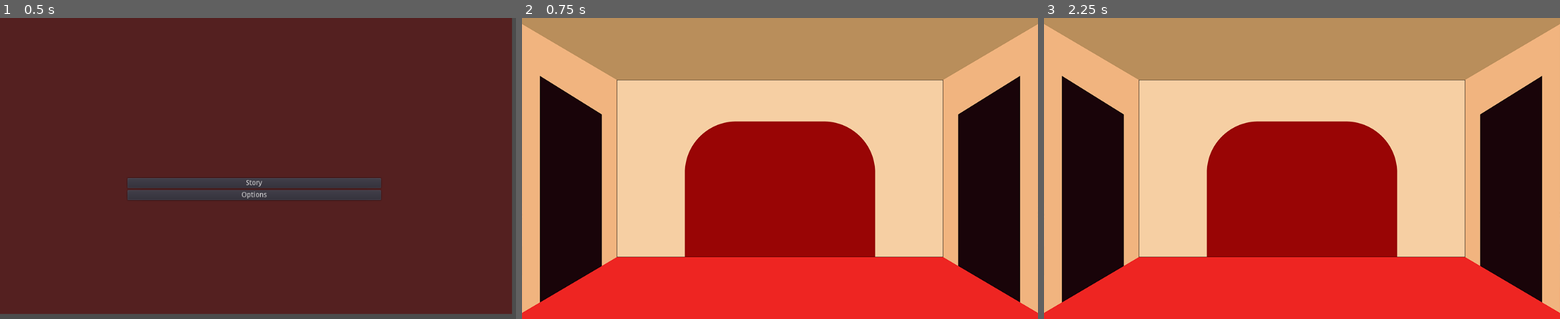
Above: before the commit, frames 1-3 (left to right).
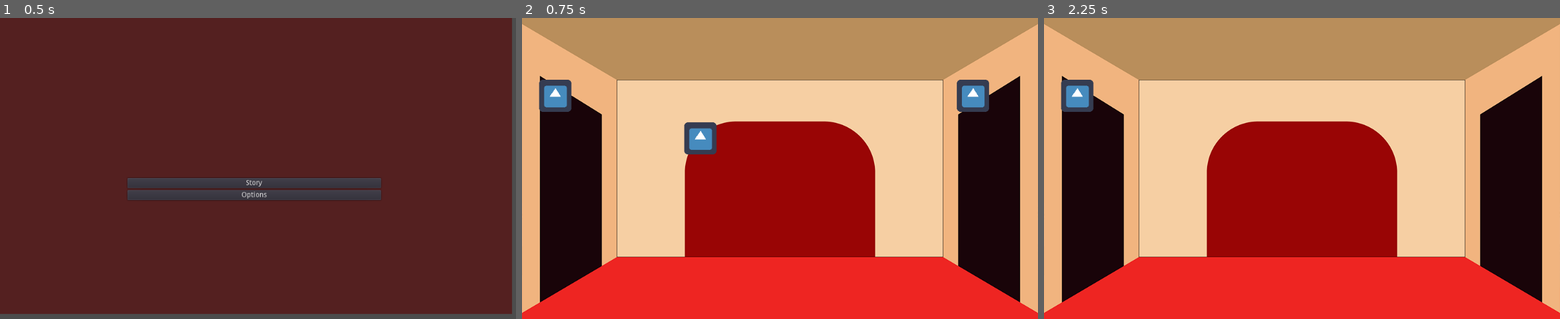
Above: after the commit, the same moments.

Repository: Jeremias-Pellegrino/DVBBGameJamNov2022
Game: Godot game, scene res://Menu/Menu.tscn
Same seed, same stepped clock (60 frames per second), same inputs: the game is played once before the commit and once after it. The engine's default icon, where the game draws it, is replaced by a stand-in: a white triangle on a blue panel in a dark square.
Inputs (mouse positions are in pixels of both pictures, inside the frame that each line leads up to):
- Up to frame 1 (0.5 s): no input
- Up to frame 2 (0.75 s): click "Story" at 0.5 s
- Up to frame 3 (2.25 s): click (1090, 189) at 1.25 s; click (1508, 189) at 2 s

Frame 1 is identical in both runs. In frame 2, 2.0% of the frame differs, in the area x 3-91%, y 20-46%; in frame 3, 0.7%.
Error in both runs: Invalid get index of type 'String' (on base: 'Dictionary'). (res://Level)

Commit message:
add assets

Diff:
--- a/Level 2/Level 2.gd
+++ b/Level 2/Level 2.gd
@@ -12,6 +12,7 @@
 #	10 | 11
 #	00 | 01
 
+#podria eliminar el dict data y usar este chequeando si existe un valor y ya.
 var associatedRoom = {
 	"00": ["", "01", "10", ""],
 	"01": ["", "", "11", "00"],
@@ -35,23 +36,18 @@
 
 func nextInitialDoor(forDoor: int):
 
+	#la proxima posicion inicial siempre va ser opuesta la final current
 	nextInitialDoor = selectedDoor + 2
 	if nextInitialDoor > 3:
 		nextInitialDoor -= 4
 
-	print("current door ", currentDoor)
-	print("next initial door ", nextInitialDoor)
+	#el indice relativo en funcion de la proxima posicion inicial
 	var index = forDoor + nextInitialDoor
 	if index > 3:
 		index = index - 4
-
-	print("next index ", index)
 	return index
 
 func loadNext():
-	print("next room ",nextRoom)
-	print("next door ",selectedDoor)
-
 	var right = nextInitialDoor(1)
 	var middle = nextInitialDoor(2)
 	var left = nextInitialDoor(3)
@@ -60,21 +56,26 @@
 	isMiddleAvailable = data[nextRoom][middle]
 	isLeftAvailable = data[nextRoom][left]
 
-	print("isRightAvailable ", isRightAvailable, " right door: ", right)
-	print("isMiddleAvailable ", isMiddleAvailable, " middle door: ", middle)
-	print("isLeftAvailable ", isLeftAvailable, " left door: ", left)
-
 	if !isLeftAvailable:
 		$LeftDoorButton.hide()
 	else:
 		$LeftDoorButton.show()
+
+	if !isMiddleAvailable:
+		$MiddleDoorButton.hide()
+	else:
+		$MiddleDoorButton.show()
+
+	if !isRightAvailable:
+		$RightDoorButton.hide()
+	else:
+		$RightDoorButton.show()
 
 	currentRoom = nextRoom
 	currentDoor = nextInitialDoor
 
 func setupNextRoom():
 	nextRoom = associatedRoom[currentRoom][selectedDoor]
-
 	loadNext()
 
 # current -1
--- a/Level 2/Level 2.tscn
+++ b/Level 2/Level 2.tscn
@@ -1,7 +1,8 @@
-[gd_scene load_steps=3 format=2]
+[gd_scene load_steps=4 format=2]
 
 [ext_resource path="res://Level 2/Placeholder laberinto.png" type="Texture" id=1]
 [ext_resource path="res://Level 2/Level 2.gd" type="Script" id=2]
+[ext_resource path="res://icon.png" type="Texture" id=3]
 
 [node name="Control" type="Node"]
 script = ExtResource( 2 )
@@ -20,6 +21,7 @@
 margin_top = 123.0
 margin_right = 160.0
 margin_bottom = 560.0
+texture_normal = ExtResource( 3 )
 __meta__ = {
 "_edit_use_anchors_": false
 }
@@ -29,6 +31,7 @@
 margin_top = 123.0
 margin_right = 988.0
 margin_bottom = 560.0
+texture_normal = ExtResource( 3 )
 __meta__ = {
 "_edit_use_anchors_": false
 }
@@ -38,6 +41,7 @@
 margin_top = 208.0
 margin_right = 703.0
 margin_bottom = 475.0
+texture_normal = ExtResource( 3 )
 __meta__ = {
 "_edit_use_anchors_": false
 }
Binary file added: assets/1.png
Not shown, added: assets/1.png.import
Binary file added: assets/2.png
Not shown, added: assets/2.png.import
Binary file added: assets/3.png
Not shown, added: assets/3.png.import
Binary file added: assets/4.png
Not shown, added: assets/4.png.import
Binary file added: assets/Placeholder laberinto.png
Not shown, added: assets/Placeholder laberinto.png.import
Binary file added: assets/base.png
Not shown, added: assets/base.png.import
(and 17 more such lines)
